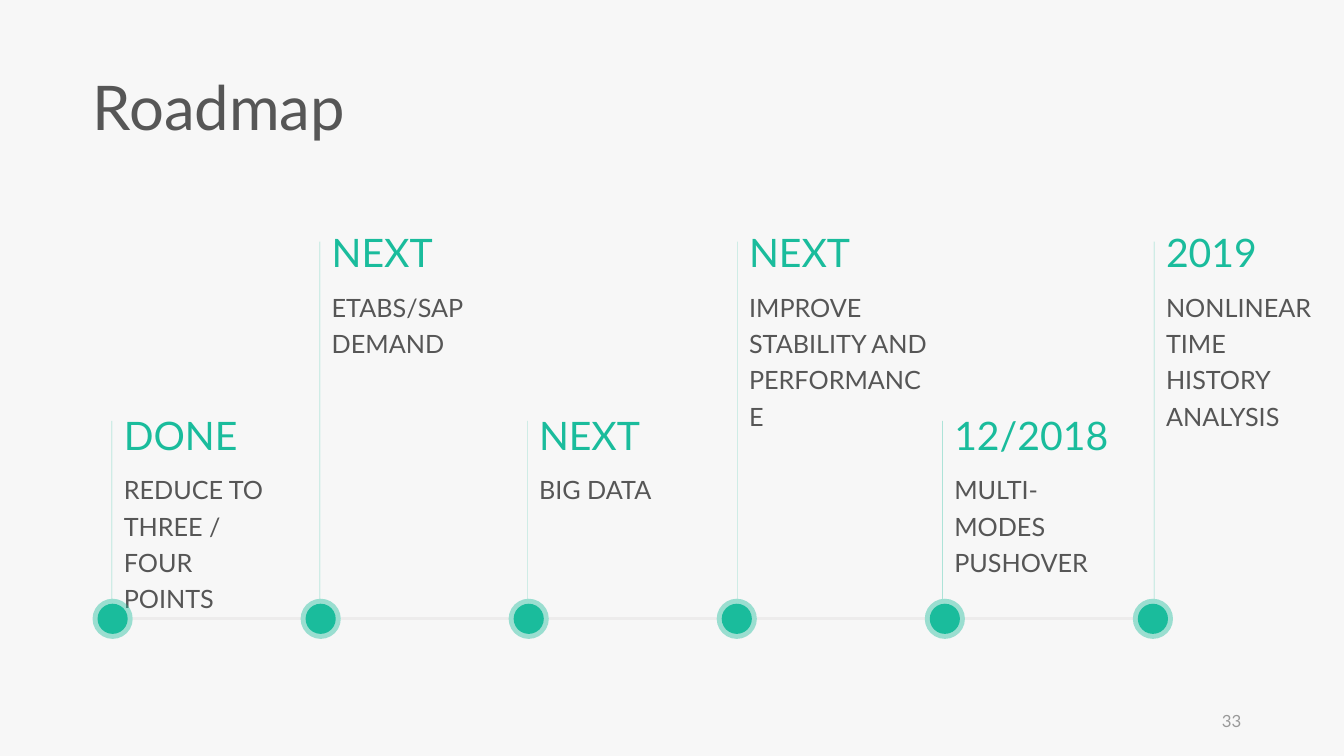
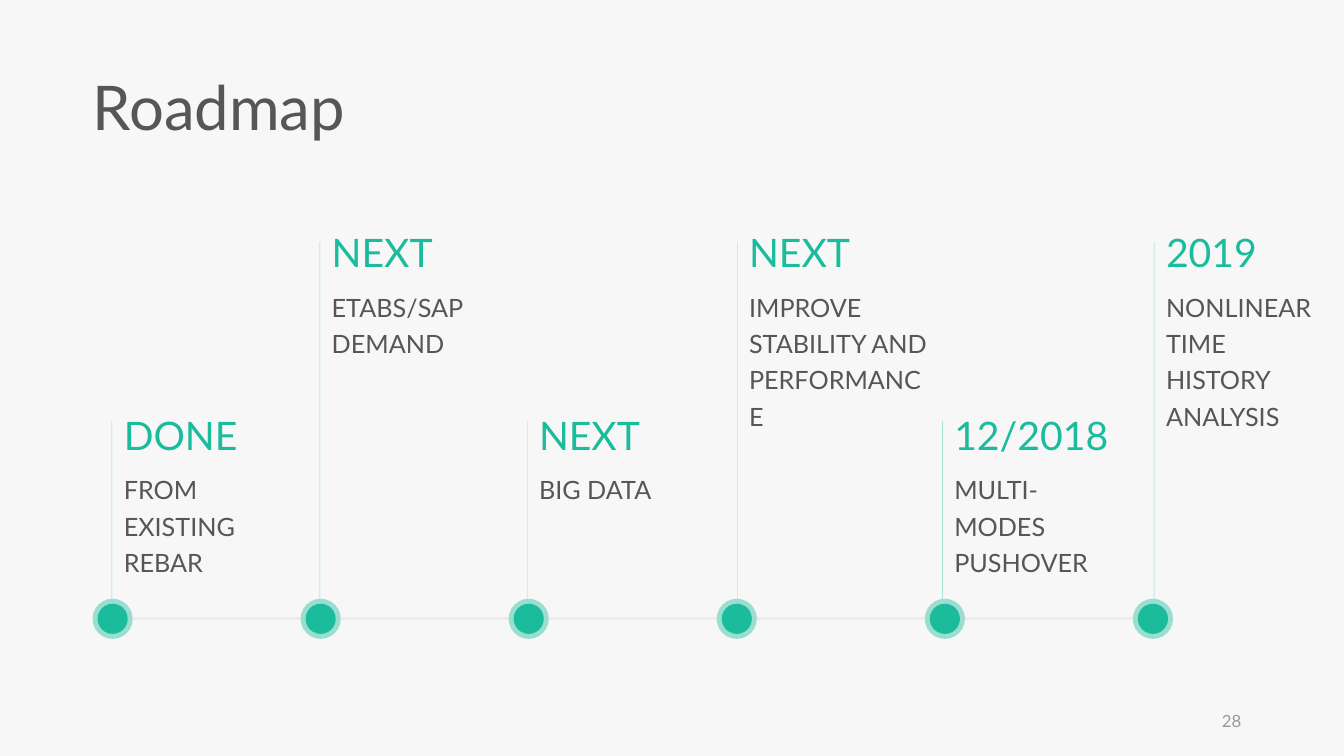
Before and after one commit to skyran1278/VbaProject, a slide deck: slide 28 of 20180126_SmartSplice/20180920_Meeting/20180920 Meeting.pptx (slide 33 before the commit). Drawn at 1344x756 pixels with LibreOffice and Linux fonts; fonts in the diff are those of the drawing. Boxes give left, top, right and bottom in pixels: in the first picture for what was removed or moved away, otherwise in the second. Text is boxed around its words. In the diff, an @@ line names an element or a change of style, - is before the commit and + after.

```diff
--- a/20180126_SmartSplice/20180920_Meeting/20180920 Meeting.pptx
+++ b/20180126_SmartSplice/20180920_Meeting/20180920 Meeting.pptx
@@ text at <box>124,481,235,572</box>: text changed @@
-REDUCE TO THREE / FOUR POINTS
+FROM EXISTING REBAR
@@ page number at <box>1222,715,1241,727</box>: text changed @@
-33
+28
```
Also in this commit, not shown: 14 other slides changed, 3 slides added, 53 slides removed, 4 other files.
